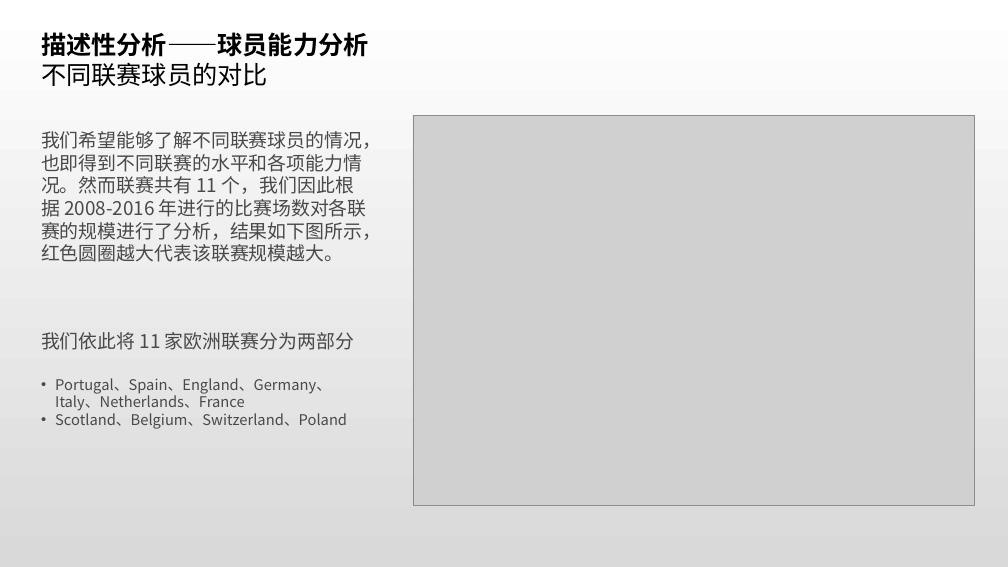
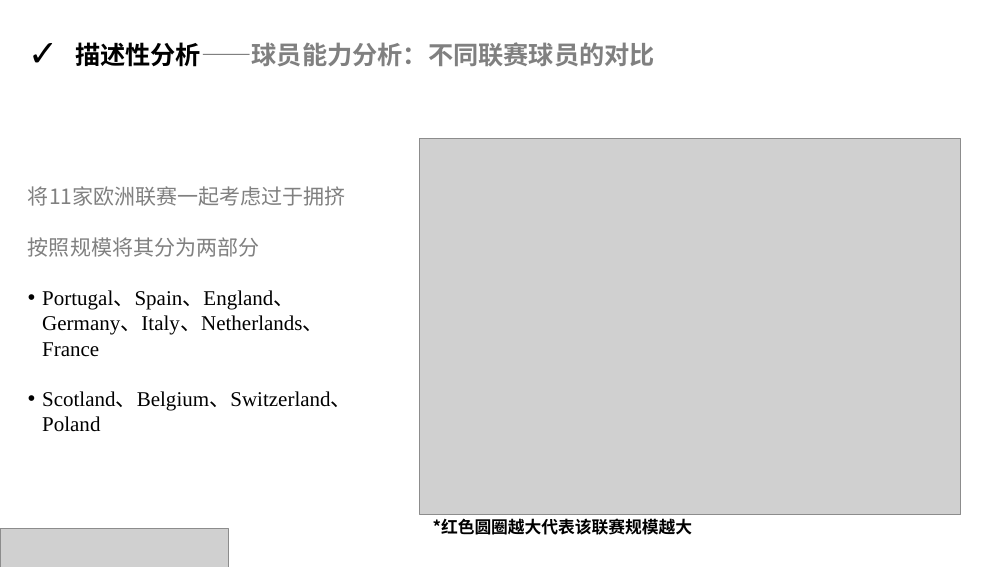
Before and after one commit to rucnyz/soccer, a slide deck: slide 7 of notebooks/欧洲足球展示.pptx. Drawn at 1008x567 pixels with LibreOffice and Linux fonts; fonts in the diff are those of the drawing; grey boxes stand for pictures. Boxes give left, top, right and bottom in pixels: in the first picture for what was removed or moved away, otherwise in the second. Text is boxed around its words. In the diff, an @@ line names an element or a change of style, - is before the commit and + after.

```diff
--- a/notebooks/欧洲足球展示.pptx
+++ b/notebooks/欧洲足球展示.pptx
@@ background gradient #FFFFFF to #D9D9D9 to #FFFFFF @@
@@ text at <box>75,42,655,67</box>: text changed; font Arial to Noto Sans CJK SC; text colour #000000 to #808080 @@
-描述性分析——球员能力分析
-不同联赛球员的对比
+✓ 描述性分析——球员能力分析：不同联赛球员的对比
@@ text removed at <box>41,131,381,262</box> @@
-我们希望能够了解不同联赛球员的情况，也即得到不同联赛的水平和各项能力情况。然而联赛共有 11 个，我们因此根据 2008-2016 年进行的比赛场数对各联赛的规模进行了分析，结果如下图所示，红色圆圈越大代表该联赛规模越大。
@@ picture: place and size @@
-picture at <box>413,116,975,506</box>
+picture at <box>420,139,961,515</box>
@@ text "将11家欧洲联赛一起考虑过于拥挤": place and size @@
-text "将11家欧洲联赛一起考虑过于拥挤" at <box>41,332,354,429</box>
+text "将11家欧洲联赛一起考虑过于拥挤" at <box>28,186,352,411</box>
@@ text at <box>28,186,346,257</box>: text changed; size 18 to 20 pt; text colour #494949 to #808080 @@
-我们依此将 11 家欧洲联赛分为两部分
+将11家欧洲联赛一起考虑过于拥挤
+按照规模将其分为两部分
@@ text at <box>42,290,352,411</box>: size 14 to 20 pt, font Noto Sans CJK SC to Times New Roman, text colour #494949 to #000000 in "Portugal、Spain、England、Germany、Italy、Netherlands、France", "Scotland、Belgium、Switzerland、Poland"; more space between paragraphs @@
@@ picture added at <box>0,529,228,567</box> @@
@@ text added at <box>433,518,693,535</box>, 16 pt, text #000000, bold @@
+*红色圆圈越大代表该联赛规模越大
```
Also in this commit, not shown: 15 other slides changed, 12 slides added, 11 slides removed, 3 other files.
